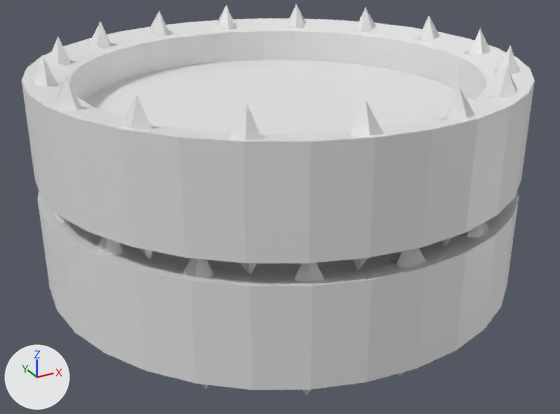
The glTF model js/src/crownedchecker.glb: old version first, new version second.
Both versions are drawn from a camera (50 mm lens) standing at (-6.07, -11.1, 5.68) and looking at (-0.12, -0.28, 0.27). The lights are fixed; the arrows at lower left show +X, +Y and +Z.
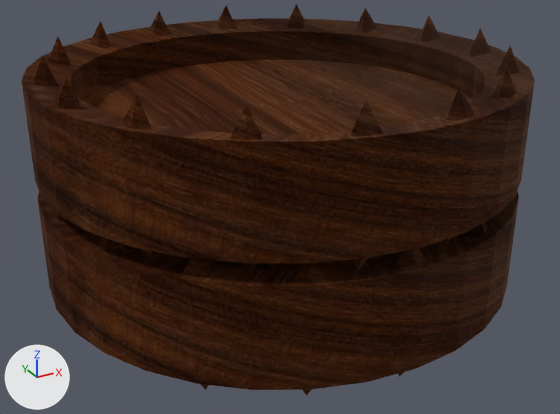
Edits to the scene script, one JSON object a line:
```json
{"op": "add", "block": "img_texture_1027559__340", "code": ["img_texture_1027559__340 = load_image('texture-1027559__340', '_unpacked/texture-1027559__340', 779, 340, 'sRGB')"]}
{"op": "add", "block": "mat_material", "code": ["mat_material = principled_material('Material')", "mat_material.texture = img_texture_1027559__340  # with its transparency", "mat_material.metallic = 1.0", "mat_material.roughness = 1.0"]}
{"block": "me_cylinder", "where": "me_cylinder.from_pydata(...)  # 3072 vertices, 6136 faces; spans x -1.0..1.0, y -1.0..1.0, z -3.85..1.45"}
{"op": "add", "block": "me_cylinder", "code": "me_cylinder.materials.append(mat_material)  # picture img_texture_1027559__340"}
```

Boxes [x1, y1, x2, y2] around the edits, measured in the pictures (560 x 414 px):
```json
{"object": "Cylinder", "change": "recoloured", "before": [21, 4, 535, 395], "after": [21, 4, 535, 395], "on screen": "grey to brown"}
```
